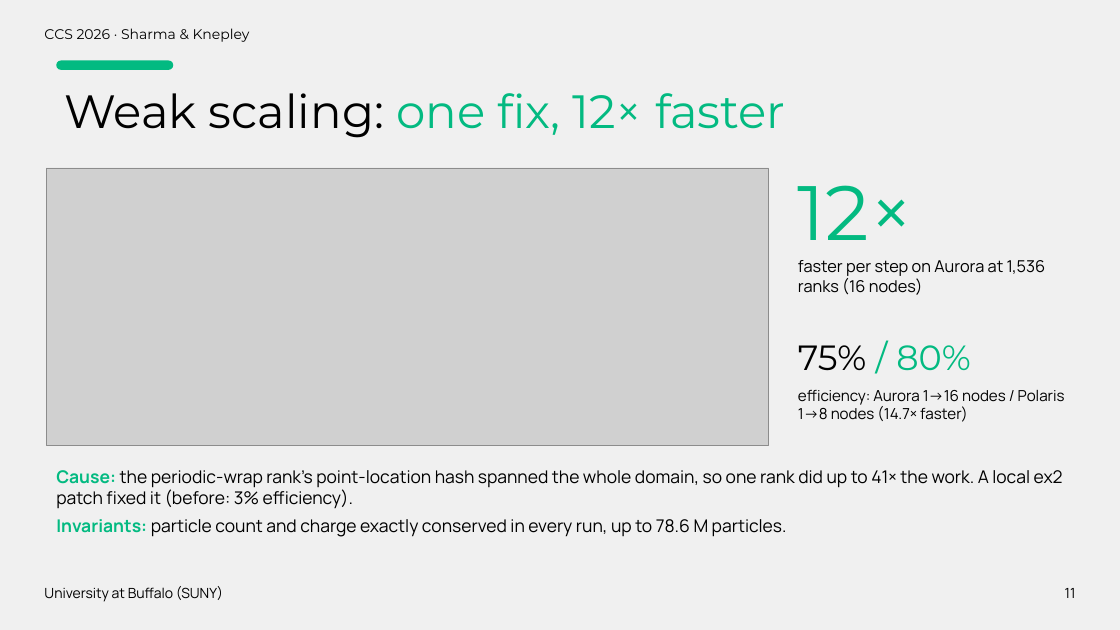
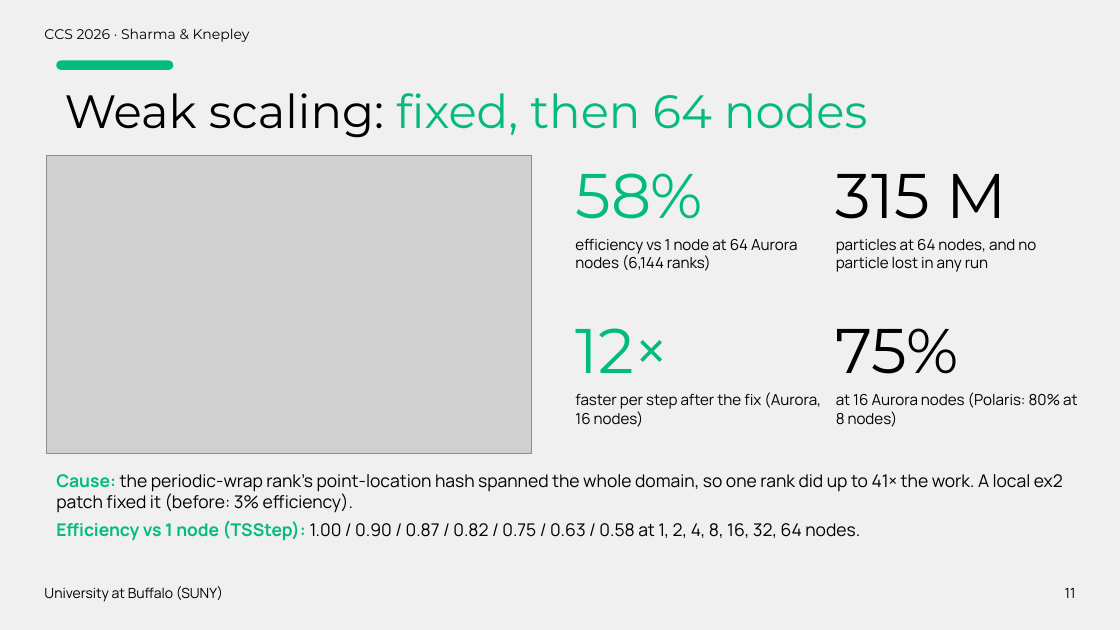
Before and after one commit to engineer-scientist/ccs2026-structure-preserving-plasma, a slide deck: slide 11 of presentation/CCS2026_Sharma_StructurePreservingPlasma.pptx. Drawn at 1120x630 pixels with LibreOffice and Linux fonts; fonts in the diff are those of the drawing; grey boxes stand for pictures. Boxes give left, top, right and bottom in pixels: in the first picture for what was removed or moved away, otherwise in the second. Text is boxed around its words. In the diff, an @@ line names an element or a change of style, - is before the commit and + after.

Commit message:
Deck and report: Phase 4 results (64-node weak scaling, strong scaling, long-run conservation; backup slides; report chapter 10)

```diff
--- a/presentation/CCS2026_Sharma_StructurePreservingPlasma.pptx
+++ b/presentation/CCS2026_Sharma_StructurePreservingPlasma.pptx
@@ text at bbox=[65, 93, 867, 138]: text changed @@
-Weak scaling: one fix, 12× faster
+Weak scaling: fixed, then 64 nodes
@@ picture: place and size @@
-picture at bbox=[46, 168, 769, 446]
+picture at bbox=[46, 155, 532, 454]
@@ text added at bbox=[575, 173, 702, 219], 54 pt, text #03BA81 @@
+58%
@@ text added at bbox=[836, 174, 1006, 219], 54 pt, text #000000 @@
+315 M
@@ text at bbox=[575, 239, 797, 271]: text changed; size 14 to 13 pt @@
-faster per step on Aurora at 1,536 ranks (16 nodes)
+efficiency vs 1 node at 64 Aurora nodes (6,144 ranks)
@@ text added at bbox=[836, 239, 1036, 272], 13 pt, text #000000 @@
+particles at 64 nodes, and no particle lost in any run
@@ text "12×": place and size @@
-text "12×" at bbox=[798, 185, 914, 240]
+text "12×" at bbox=[575, 328, 670, 373]
@@ text "12×" at bbox=[575, 328, 670, 373]: size 66 to 54 pt @@
@@ text at bbox=[836, 328, 959, 374]: text changed; size 30 to 54 pt; text colour #03BA81 to #000000 @@
-75% / 80%
+75%
@@ text added at bbox=[575, 392, 821, 427], 13 pt, text #000000 @@
+faster per step after the fix (Aurora, 16 nodes)
@@ text at bbox=[836, 392, 1077, 427]: text changed @@
-efficiency: Aurora 1→16 nodes / Polaris 1→8 nodes (14.7× faster)
+at 16 Aurora nodes (Polaris: 80% at 8 nodes)
@@ text at bbox=[56, 521, 860, 541]: text changed @@
-Invariants: particle count and charge exactly conserved in every run, up to 78.6 M particles.
+Efficiency vs 1 node (TSStep): 1.00 / 0.90 / 0.87 / 0.82 / 0.75 / 0.63 / 0.58 at 1, 2, 4, 8, 16, 32, 64 nodes.
```
Also in this commit, not shown: 3 other slides changed, 2 slides added, 2 other files.
